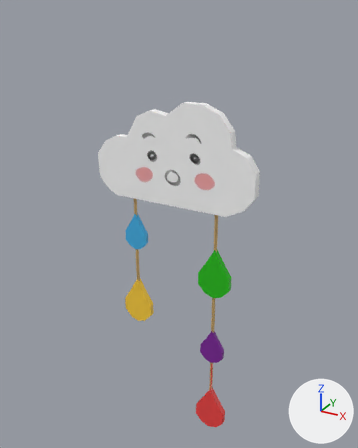
Before and after pictures for a commit that changed the FBX model resources/models/uncompiled/CloudDeco02.fbx.
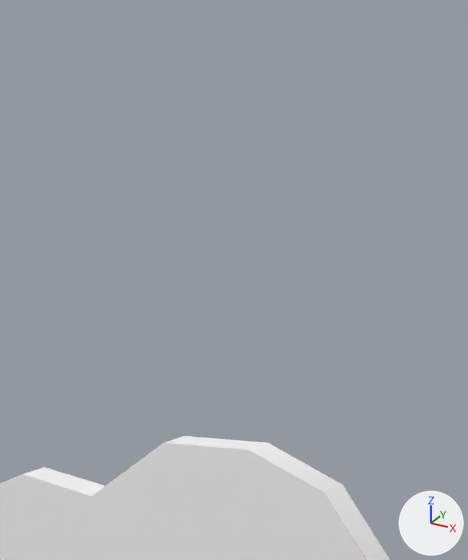
Each version appears first whole from a camera (50 mm lens) standing at (9.03, -16.0, 5.87) and looking at (-0.02, 0.46, -2.36), and next in a close-up on the part from 40% to 71% of the width and 0% to 29% of the height. The lights are fixed; the arrows at lower right show +X, +Y and +Z. Where no turn or scale is listed for an object, it has been applied to the vertices.

Before the edit, the objects in view are built like this:
```python
me_cube_012 = bpy.data.meshes.new('Cube.012')
me_cube_012.from_pydata(...)  # 144 vertices, 142 faces; spans x -3.64..3.24, y -0.19..0.19, z 3.41..7.45
me_cube_012.materials.append(mat_clouddeco02mat)  # picture img_clouddeco02_basecolour_dds
ob_cube_067 = bpy.data.objects.new('Cube.067', me_cube_012)
ob_cube_067.location = (0.18, 0.0, -4.75)
```
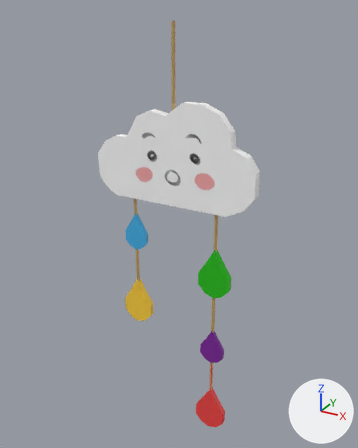
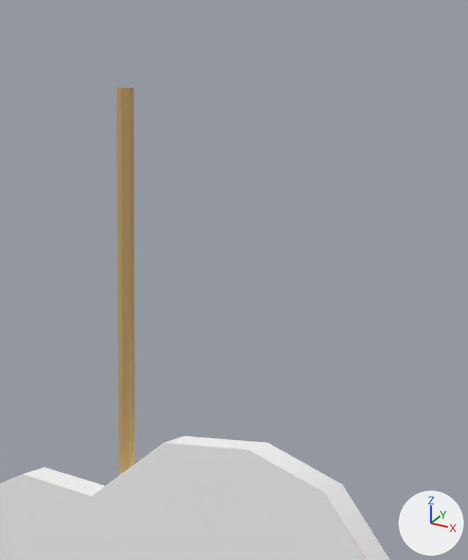
Changed parts and their boxes (x1, y1, x2, y2) in the close-ups (468 x 560 px):
'Cylinder.071', added (brown)
    after: (117, 87, 135, 475)

Diff of the bpy script that builds the scene:
```diff
--- a/resources/models/uncompiled/CloudDeco02.fbx.py
+++ b/resources/models/uncompiled/CloudDeco02.fbx.py
@@ me_cylinder_033 @@
+me_cylinder_033.from_pydata(...)  # 14 vertices, 18 faces; spans x -0.06..0.06, y -0.07..0.07, z -3.15..3.15
+me_cylinder_033.materials.append(mat_clouddeco02mat)  # picture img_clouddeco02_basecolour_dds
@@ ob_cylinder_071 @@
+ob_cylinder_071 = bpy.data.objects.new('Cylinder.071', me_cylinder_033)
+ob_cylinder_071.location = (0.0, 0.01, 2.27)
```
